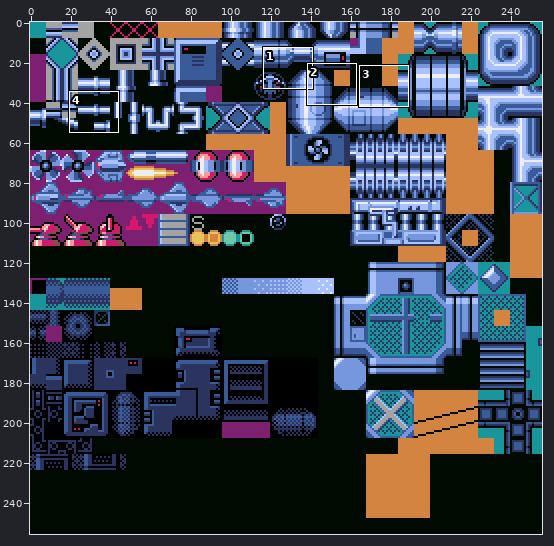
One commit to this sprite sheet: source/assets/stage_warehouse.png. The picture above shows the old version from afar; the outline marks the close-up.
Close-up. The starting point:
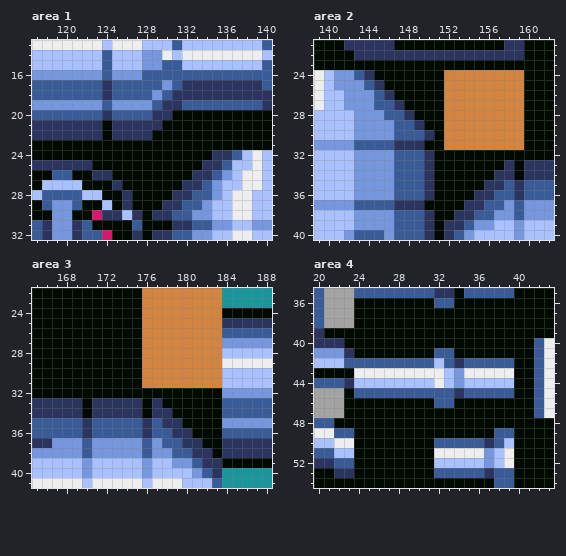
The file is 256x256 pixels. Shown: area 1: x 117..140, y 13..32; area 2: x 139..162, y 21..40; area 3: x 165..188, y 22..41; area 4: x 20..43, y 35..54. The commit also changed other parts of the picture, which this record leaves out.
Now the later version:
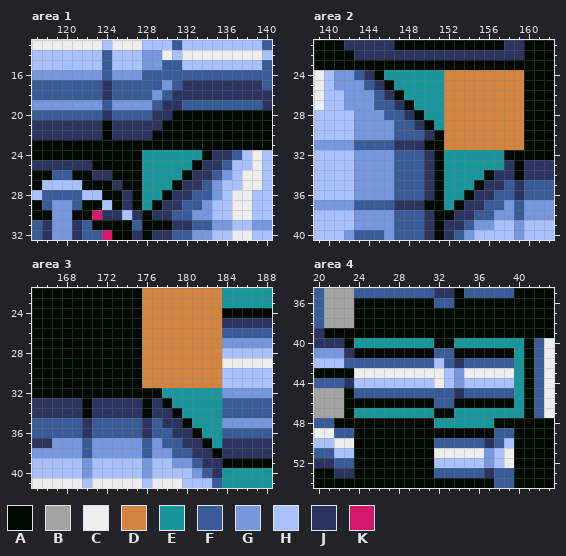
Palette (. is transparent): A #000a00  B #a3a3a3  C #eeeeee  D #d38441  E #19959c  F #395c98  G #7696de  H #a9c1ff  J #2b335f  K #d4186c
Changes in this commit:
Area 1:
The author changed colour A to colour E in row 24 at x 128 to 133; in row 25 at x 128 to 132; in row 26 at x 128 to 131; in row 27 at x 128 to 130; in row 28 at x 128 to 129; in row 29 at x 128.
Area 2:
The author changed colour A to colour E in row 24 at x 146 to 151; in row 25 at x 147 to 151; in row 26 at x 148 to 151; in row 27 at x 149 to 151; in row 28 at x 150 to 151; in row 29 at x 151.
The author changed colour A to colour E in rows 32 to 33 at x 152 to 157; in row 34 at x 152 to 155; in row 35 at x 152 to 154; in row 36 at x 152 to 153; in row 37 at x 152.
Area 3:
The author changed colour A to colour E in row 32 at x 178 to 183; in row 33 at x 179 to 183; in row 34 at x 180 to 183; in row 35 at x 181 to 183; in row 36 at x 182 to 183; in row 37 at x 183.
Area 4:
The author changed colour A to colour E in row 40 at x 24 to 31 and 34 to 40; in rows 41 to 46 at x 40; in row 47 at x 24 to 31 and 34 to 40; in row 48 at x 32 to 37.
Where, in picture pixels (left, top, right, bottom), the same in both close-ups:
changed: (142, 150, 202, 210)
changed: (384, 70, 504, 210)
changed: (162, 388, 222, 448)
changed: (354, 338, 524, 428)
